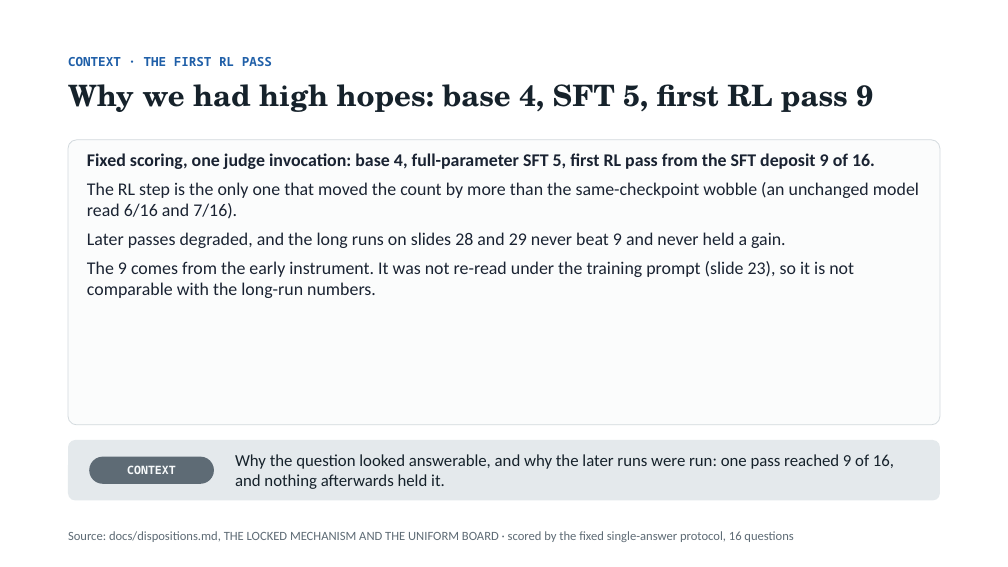
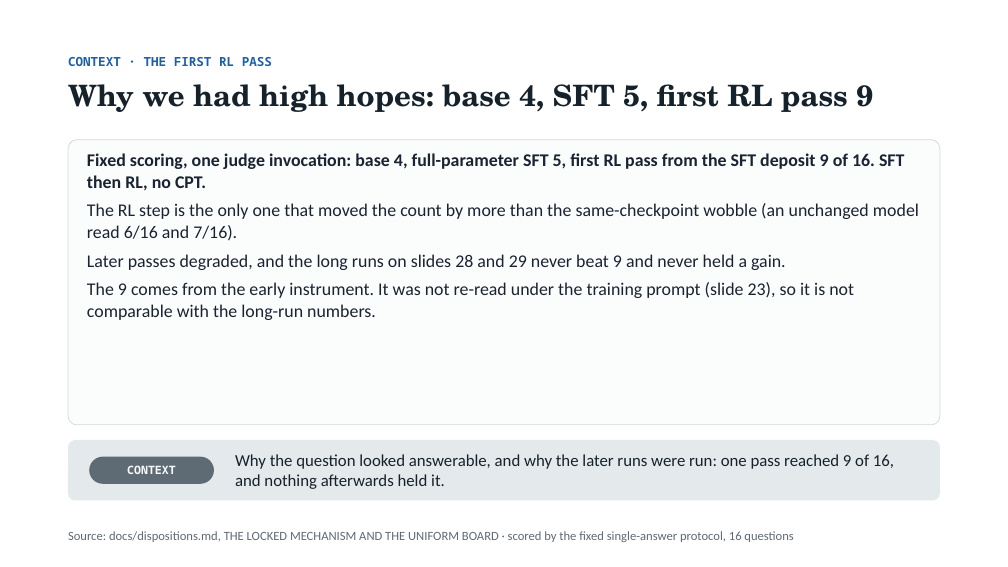
Before and after one commit to thistleknot/rl_v2_share, a slide deck: slide 30 of docs/RL_V2_rl.pptx. Drawn at 1008x567 pixels with LibreOffice and Linux fonts; fonts in the diff are those of the drawing. Boxes give left, top, right and bottom in pixels: in the first picture for what was removed or moved away, otherwise in the second. Text is boxed around its words. In the diff, an @@ line names an element or a change of style, - is before the commit and + after.

```diff
--- a/docs/RL_V2_rl.pptx
+++ b/docs/RL_V2_rl.pptx
@@ text at [87,153,904,191]: text changed @@
-Fixed scoring, one judge invocation: base 4, full-parameter SFT 5, first RL pass from the SFT deposit 9 of 16.
+Fixed scoring, one judge invocation: base 4, full-parameter SFT 5, first RL pass from the SFT deposit 9 of 16. SFT then RL, no CPT.
```
Also in this commit, not shown: 1 other file.
